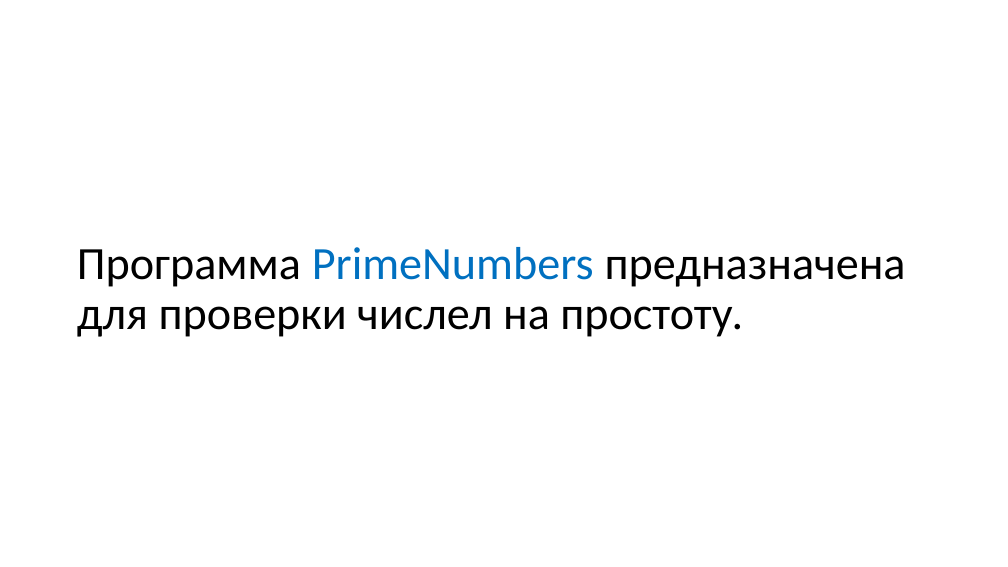
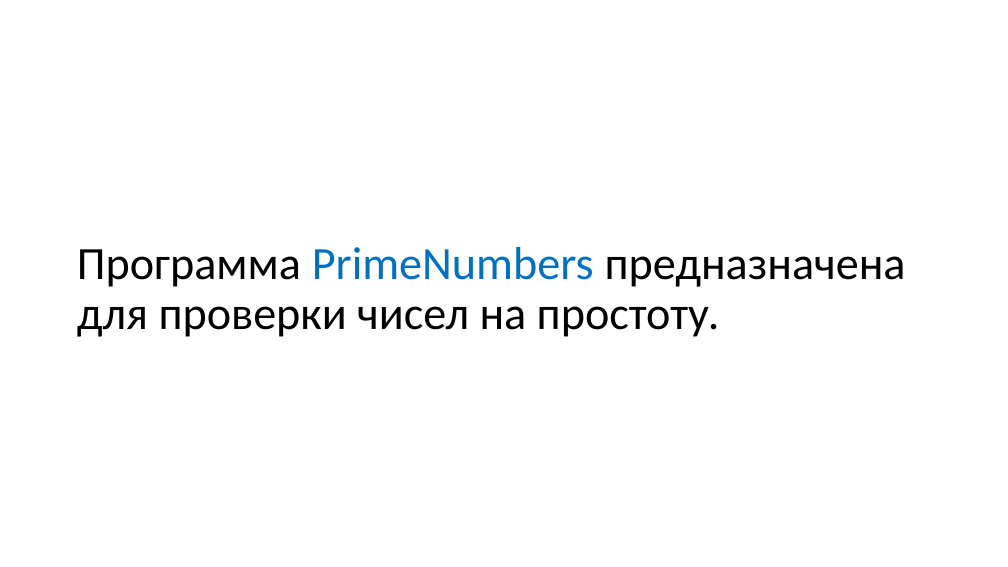
Before and after one commit to pi17zb-groupdynamics/pryaniki_rep, a slide deck: slide 2 of AdditionalMaterial/Презентация.pptx. Drawn at 1008x567 pixels with LibreOffice and Linux fonts; fonts in the diff are those of the drawing. Boxes give left, top, right and bottom in pixels: in the first picture for what was removed or moved away, otherwise in the second. Text is boxed around its words. In the diff, an @@ line names an element or a change of style, - is before the commit and + after.

Commit message:
Презентация (обновлено)

```diff
--- a/AdditionalMaterial/Презентация.pptx
+++ b/AdditionalMaterial/Презентация.pptx
@@ title at <box>77,247,906,337</box>: text changed @@
-Программа PrimeNumbers предназначена для проверки числел на простоту.
+Программа PrimeNumbers предназначена для проверки чисел на простоту.
```
